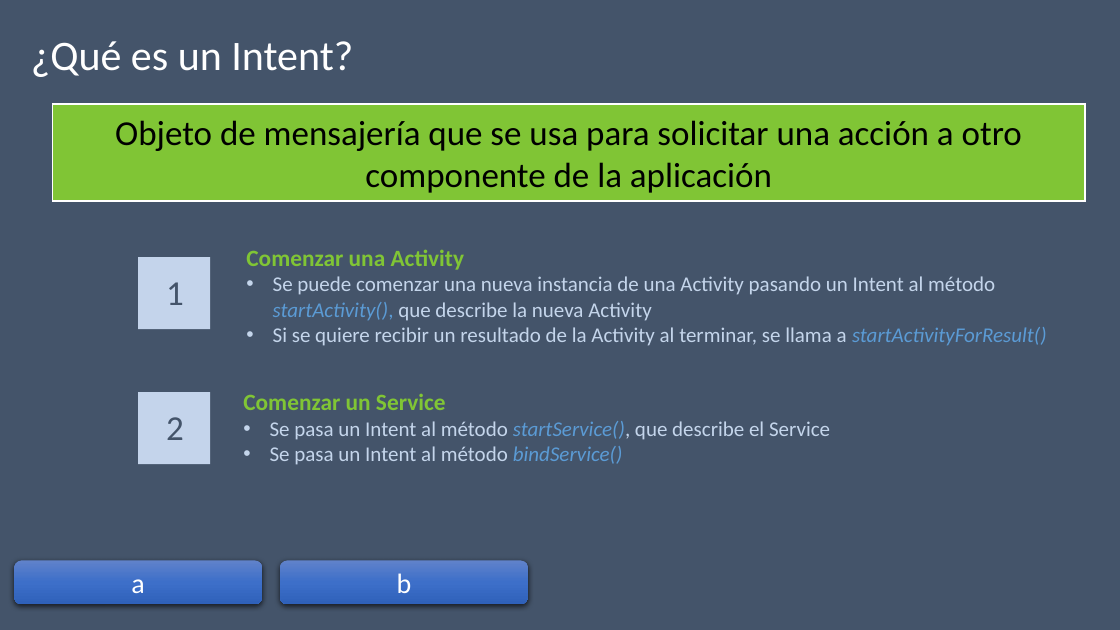
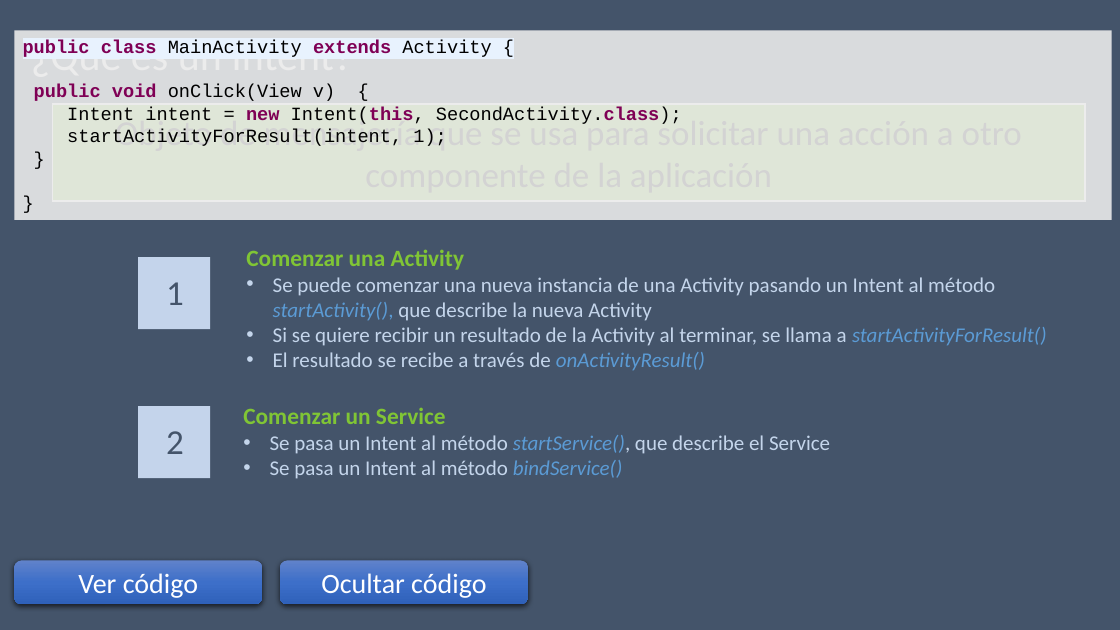
Before and after one commit to josecullen/android, a slide deck: slide 9 of Intro Android.pptx (slide 8 before the commit). Drawn at 1120x630 pixels with LibreOffice and Linux fonts; fonts in the diff are those of the drawing. Boxes give left, top, right and bottom in pixels: in the first picture for what was removed or moved away, otherwise in the second. Text is boxed around its words. In the diff, an @@ line names an element or a change of style, - is before the commit and + after.

```diff
--- a/Intro Android.pptx
+++ b/Intro Android.pptx
@@ rectangle added at <box>14,30,1112,220</box>, fill #EAEAEA at 90% opacity, 16 pt, text #000000 @@
+public class MainActivity extends Activity {
+public void onClick(View v) {
+Intent intent = new Intent(this, SecondActivity.class);
+startActivityForResult(intent, 1);
+}
+}
@@ text at <box>273,352,705,370</box>: paragraph added @@
+• El resultado se recibe a través de onActivityResult()
@@ 2 texts, 1 rectangle: place and size @@
-2 texts, 1 rectangle at <box>138,392,830,465</box>
+2 texts, 1 rectangle at <box>138,406,830,479</box>
@@ text in rounded rectangle at <box>78,573,198,598</box>: text changed @@
-a
+Ver código
@@ text in rounded rectangle at <box>321,573,486,598</box>: text changed @@
-b
+Ocultar código
```
Also in this commit, not shown: 3 other slides changed, 1 slide added.
